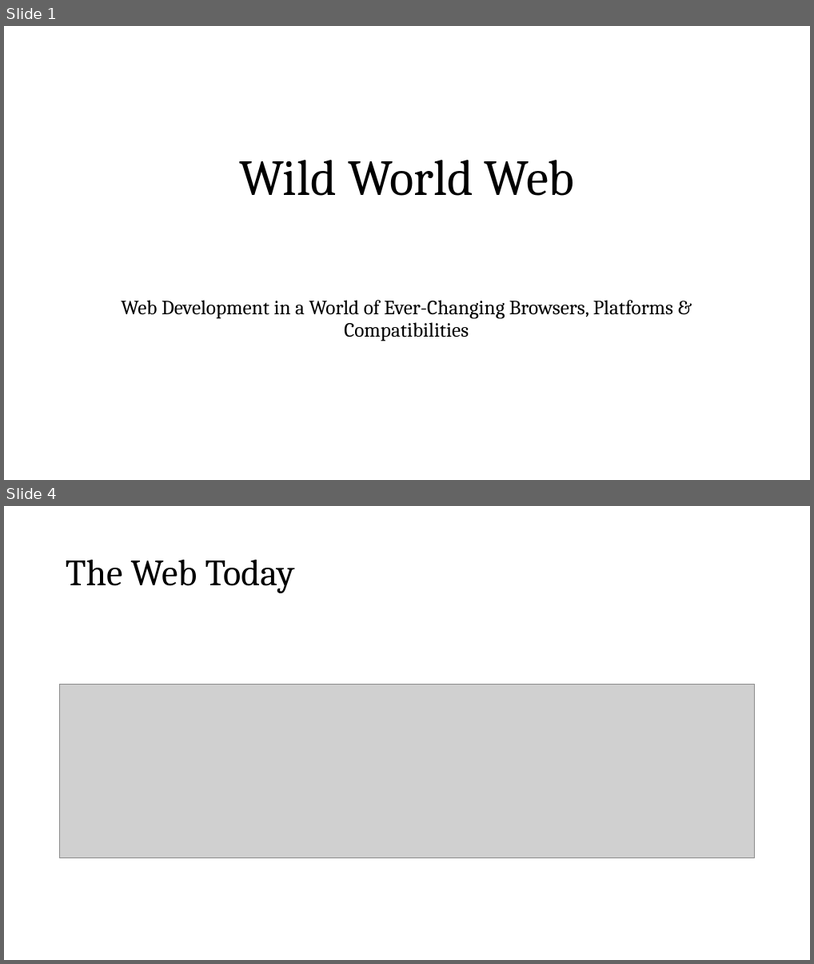
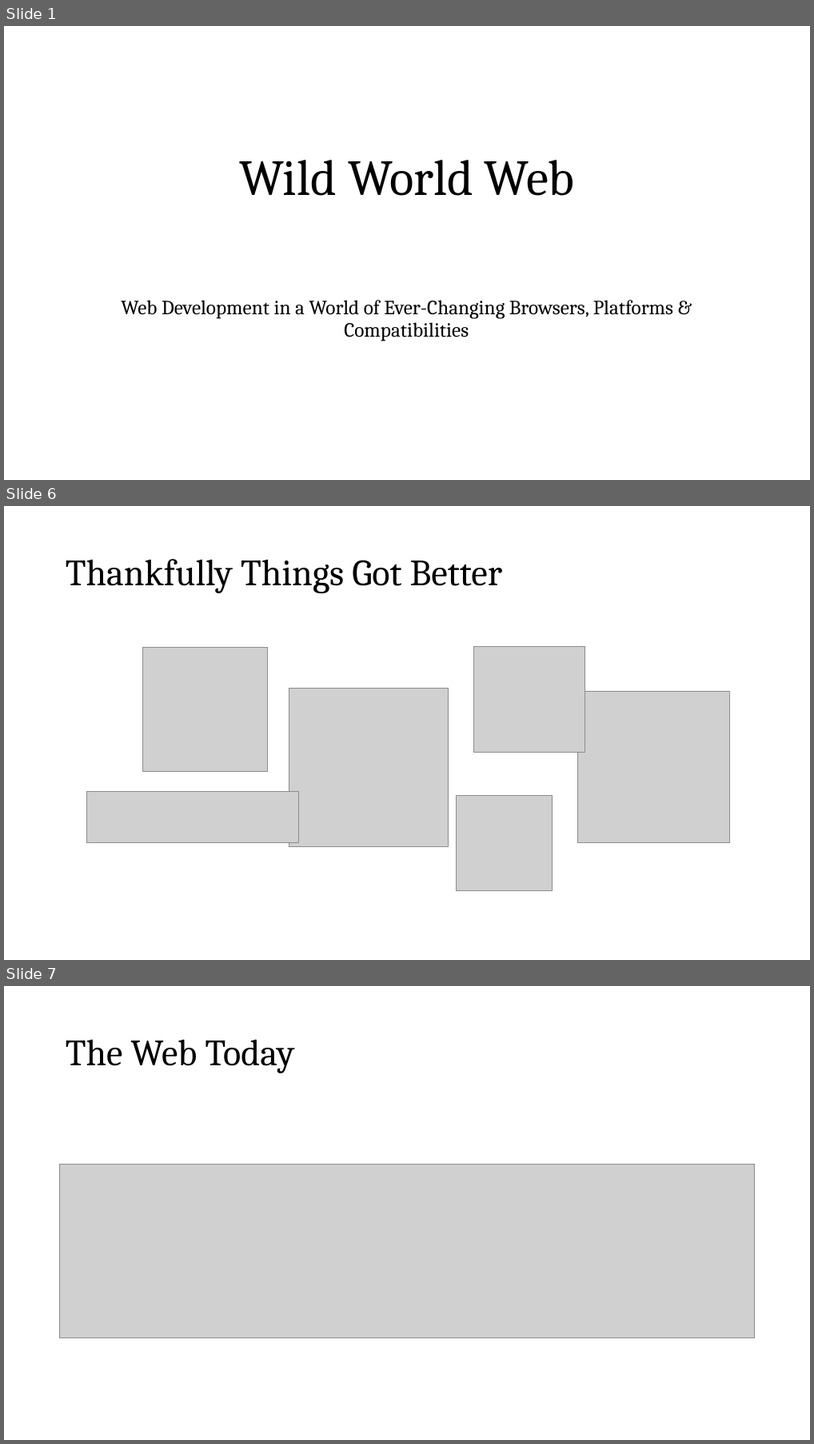
Before and after one commit to roblarsen/rob-larsen-presentations, a slide deck: wild-world-web.pptx. Shown one above the other, each under a label of ours: slides 1 and 4 before the commit, slides 1, 6 and 7 after it; the slides between them are not shown. The pictures are 814x964 and 814x1444 pixels, drawn with LibreOffice and Linux fonts; fonts in the diff are those of the drawing; grey boxes stand for pictures; background and template pictures are left out. Boxes give left, top, right and bottom in pixels: in the first picture for what was removed or moved away, otherwise in the second. Text is boxed around its words. In the diff, an @@ line names an element or a change of style, - is before the commit and + after.

```diff
--- a/wild-world-web.pptx
+++ b/wild-world-web.pptx
@@ slide 6 added at box(4, 506, 810, 960), background picture (left out) @@
@@ title added at box(66, 559, 502, 593), 44 pt, text #000000 @@
+Thankfully Things Got Better
@@ picture added at box(143, 647, 268, 772) @@
@@ picture added at box(474, 646, 586, 752) @@
@@ picture added at box(290, 688, 448, 846) @@
@@ picture added at box(578, 691, 730, 843) @@
@@ picture added at box(87, 791, 298, 843) @@
@@ picture added at box(457, 795, 553, 891) @@
@@ what was slide 4 is now slide 7 @@
```
Also in this commit, not shown: 4 slides changed, 3 other slides added.
